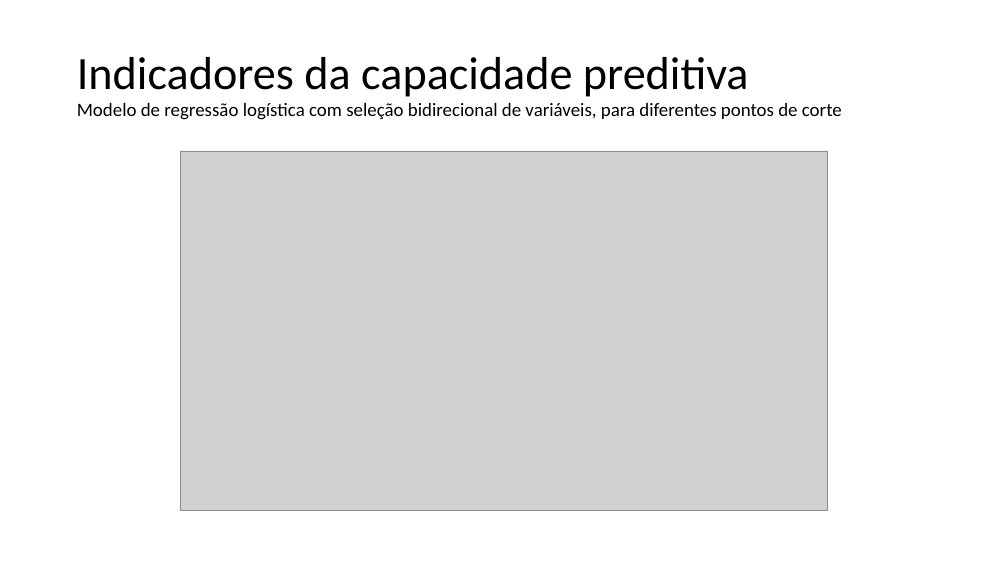
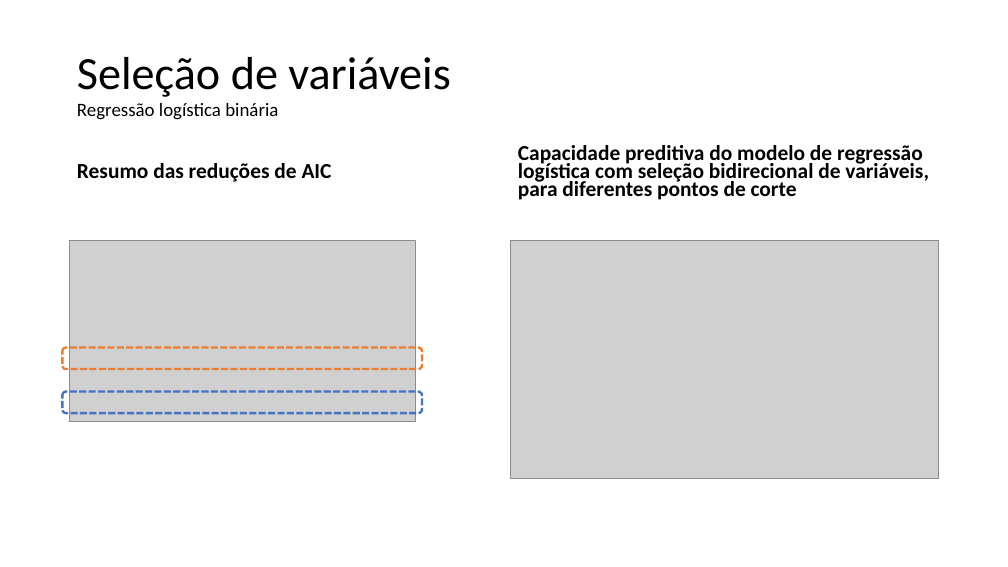
Before and after one commit to franzmonteiro/new_telco_churn, a slide deck: slide 18 of apresentacao.pptx (slide 14 before the commit). Drawn at 1008x567 pixels with LibreOffice and Linux fonts; fonts in the diff are those of the drawing; grey boxes stand for pictures; background and template pictures are left out. Boxes give left, top, right and bottom in pixels: in the first picture for what was removed or moved away, otherwise in the second. Text is boxed around its words. In the diff, an @@ line names an element or a change of style, - is before the commit and + after.

```diff
--- a/apresentacao.pptx
+++ b/apresentacao.pptx
@@ title at (77, 57, 450, 120): text changed @@
-Indicadores da capacidade preditiva
-Modelo de regressão logística com seleção bidirecional de variáveis, para diferentes pontos de corte
+Seleção de variáveis
+Regressão logística binária
@@ text added at (518, 145, 929, 200), 20.4 pt, text #000000, bold @@
+Capacidade preditiva do modelo de regressão logística com seleção bidirecional de variáveis, para diferentes pontos de corte
@@ text added at (77, 163, 332, 182), 20.4 pt, text #000000, bold @@
+Resumo das reduções de AIC
@@ picture added at (69, 240, 414, 422) @@
@@ picture: place and size @@
-picture at (180, 151, 828, 511)
+picture at (510, 240, 939, 479)
@@ rounded rectangle added at (63, 348, 423, 370), outline #ED7D31 2.25 pt dashed @@
@@ rounded rectangle added at (63, 392, 423, 414), outline #4472C4 2.25 pt dashed @@
```
Also in this commit, not shown: 8 other slides changed, 11 slides added, 8 slides removed.
